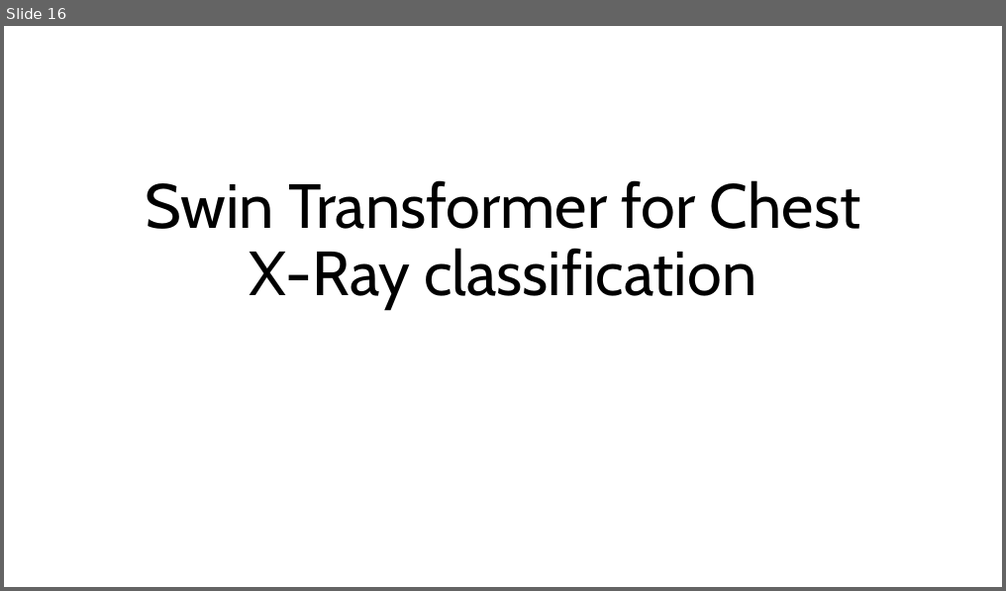
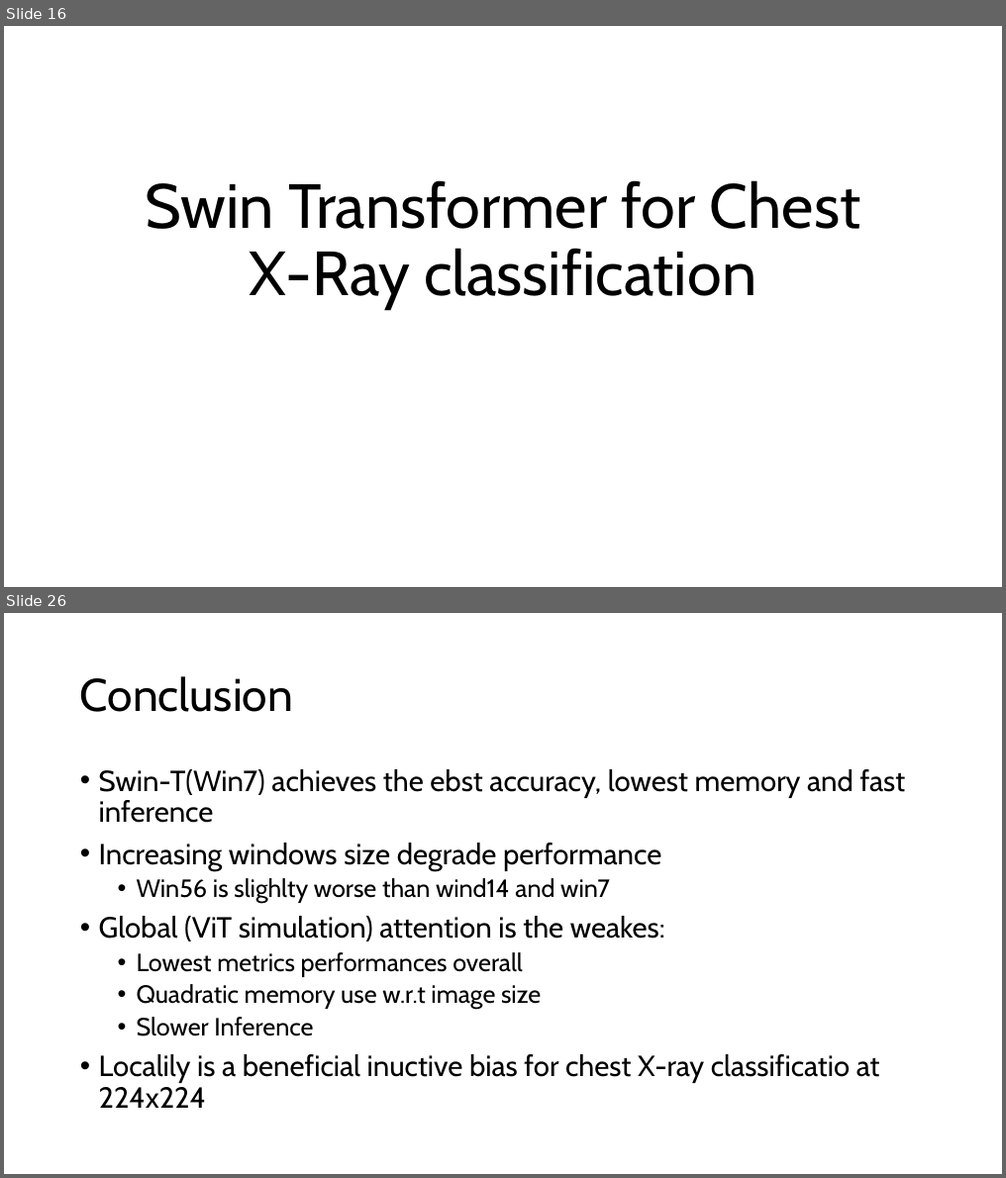
Before and after one commit to ma3ti/Swin-transformer-ChestXray, a slide deck: Swin.pptx. Shown one above the other, each under a label of ours: slide 16 before the commit, slides 16 and 26 after it; the slides between them are not shown. The pictures are 1006x591 and 1006x1178 pixels, drawn with LibreOffice and Linux fonts; fonts in the diff are those of the drawing. Boxes give left, top, right and bottom in pixels: in the first picture for what was removed or moved away, otherwise in the second. Text is boxed around its words. In the diff, an @@ line names an element or a change of style, - is before the commit and + after.

```diff
--- a/Swin.pptx
+++ b/Swin.pptx
@@ slide 26 added at <box>4,613,1002,1174</box>, background #FFFFFF @@
@@ title added at <box>80,676,293,712</box>, 44 pt, text #000000 @@
+Conclusion
@@ text added at <box>99,769,906,1108</box>, 28 pt, text #000000 @@
+• Swin-T(Win7) achieves the ebst accuracy, lowest memory and fast inference
+• Increasing windows size degrade performance
+  • Win56 is slighlty worse than wind14 and win7
+• Global (ViT simulation) attention is the weakes:
+  • Lowest metrics performances overall
+  • Quadratic memory use w.r.t image size
+  • Slower Inference
+• Localily is a beneficial inuctive bias for chest X-ray classificatio at 224x224
```
Also in this commit, not shown: 9 other slides added, 2 slides removed, 1 other file.
